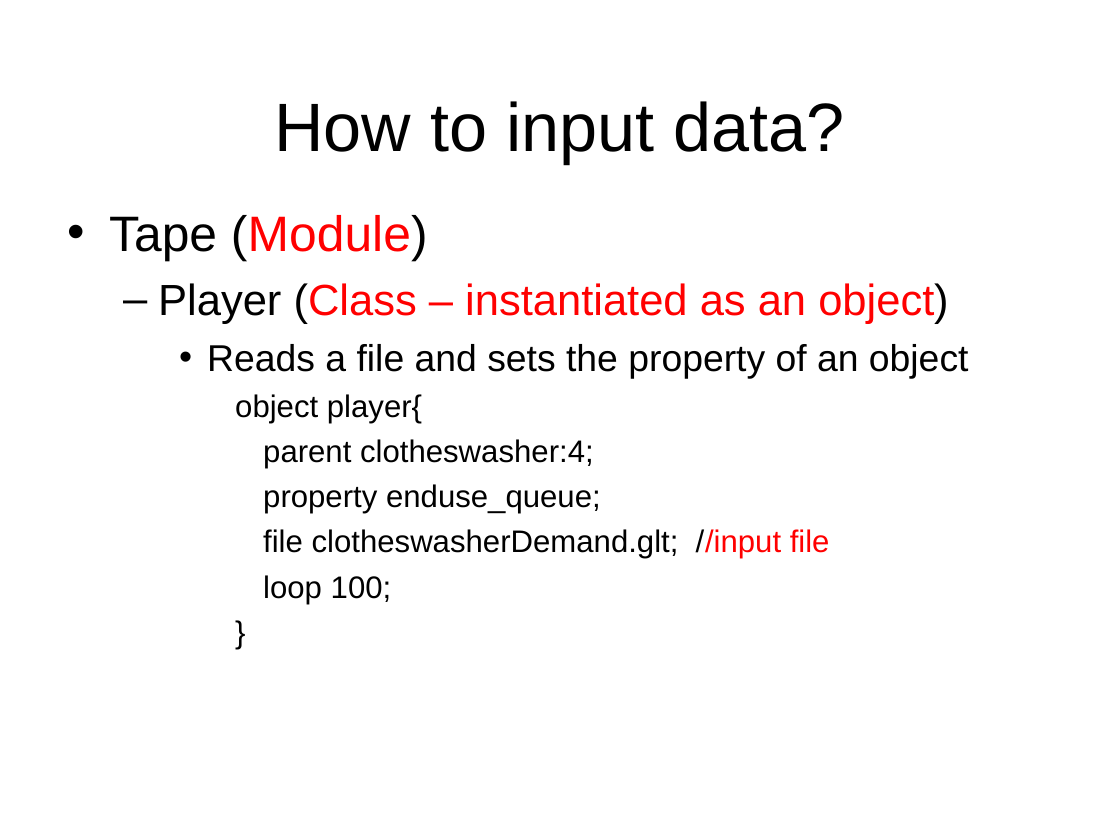
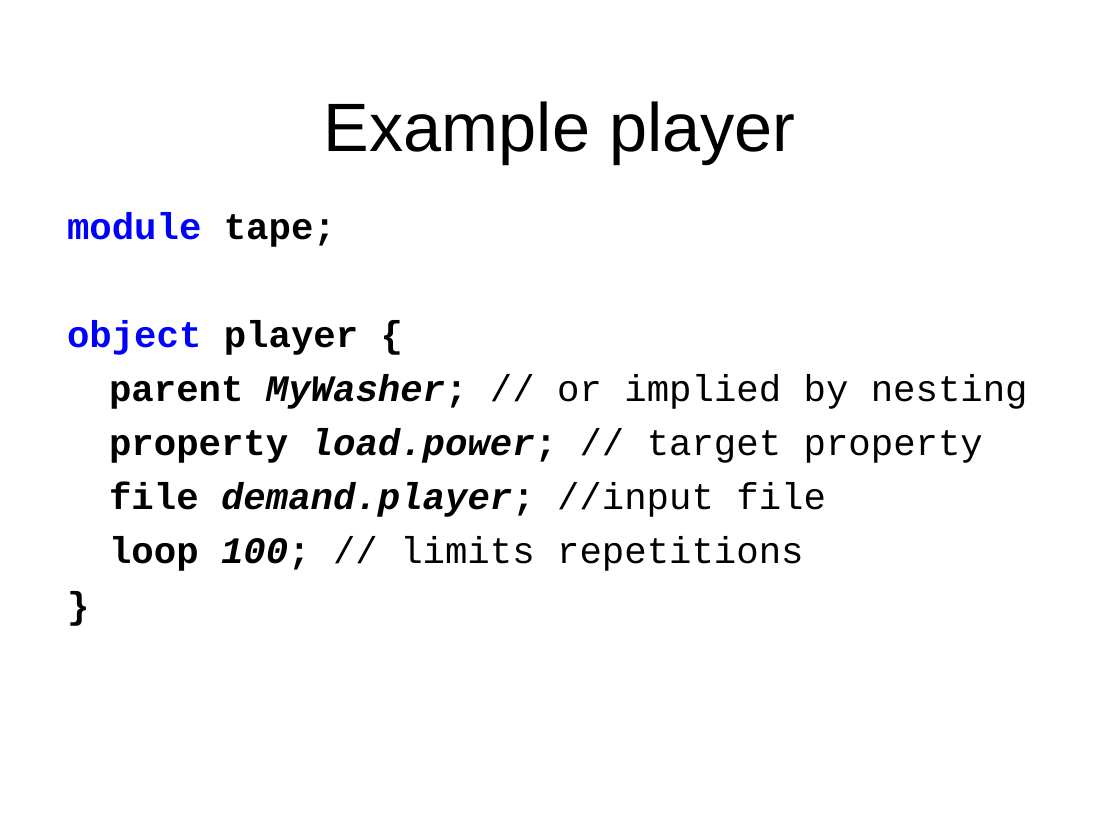
Before and after one commit to gridlab-d/course, a slide deck: slide 20 of 1.1 - What is GridLAB-D.pps (slide 18 before the commit). Drawn at 1120x840 pixels with LibreOffice and Linux fonts; fonts in the diff are those of the drawing; background and template pictures are left out. Boxes give left, top, right and bottom in pixels: in the first picture for what was removed or moved away, otherwise in the second. Text is boxed around its words. In the diff, an @@ line names an element or a change of style, - is before the commit and + after.

Commit message:
Updated screen shots, formatted examples and refined some of the points.

```diff
--- a/1.1 - What is GridLAB-D.pps
+++ b/1.1 - What is GridLAB-D.pps
@@ title at (324,101,795,164): text changed @@
-How to input data?
+Example player
@@ text "module tape;" at (67,212,1028,571): size 20 to 24 pt, font Arial to Courier New, bold on in "}"; list level 4 to 1 in "}" @@
@@ text at (67,212,1028,571): text changed; size 20 to 24 pt; font Arial to Courier New; bold on @@
-• Tape (Module)
-  – Player (Class – instantiated as an object)
-    • Reads a file and sets the property of an object
-      object player{
-      parent clotheswasher:4;
-      property enduse_queue;
-      file clotheswasherDemand.glt; //input file
-      loop 100;
+module tape;
+object player {
+parent MyWasher; // or implied by nesting
+property load.power; // target property
+file demand.player; //input file
+loop 100; // limits repetitions
```
Also in this commit, not shown: 13 other slides changed, 1 slide added, 1 slide removed, 4 other files.
